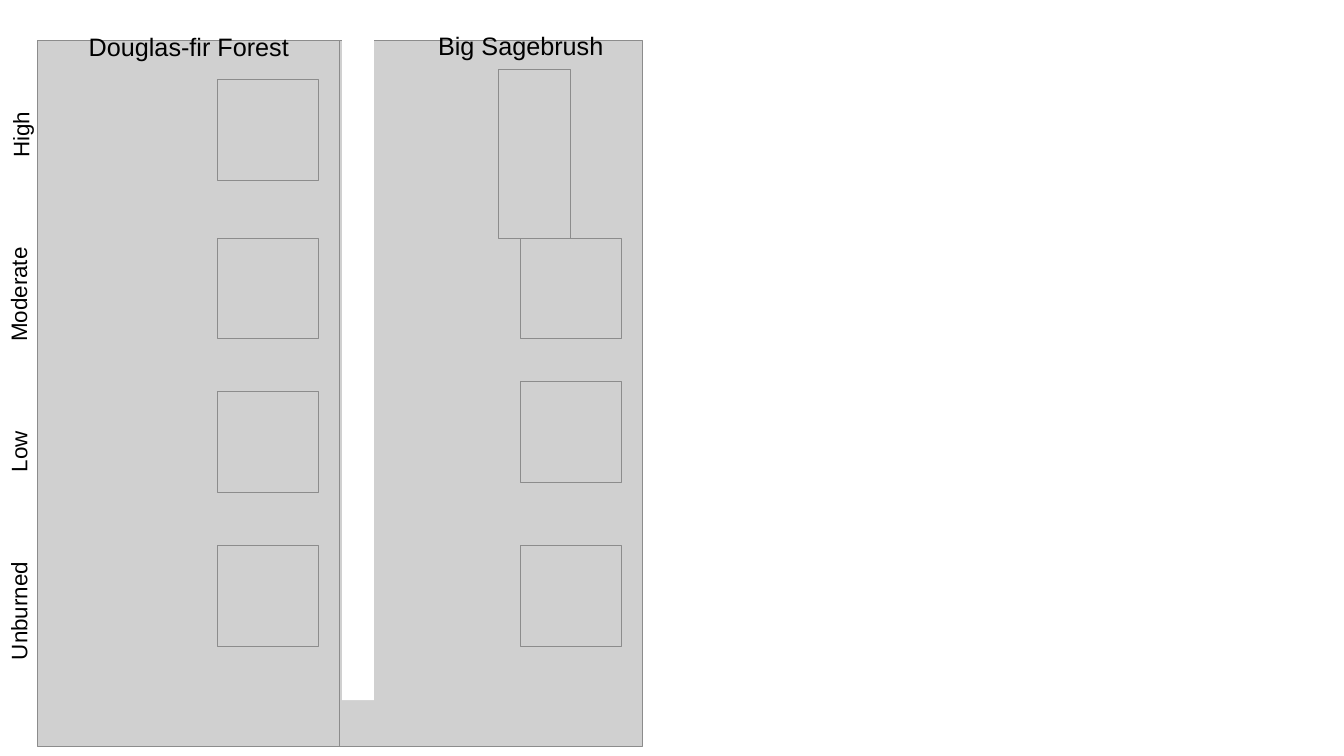
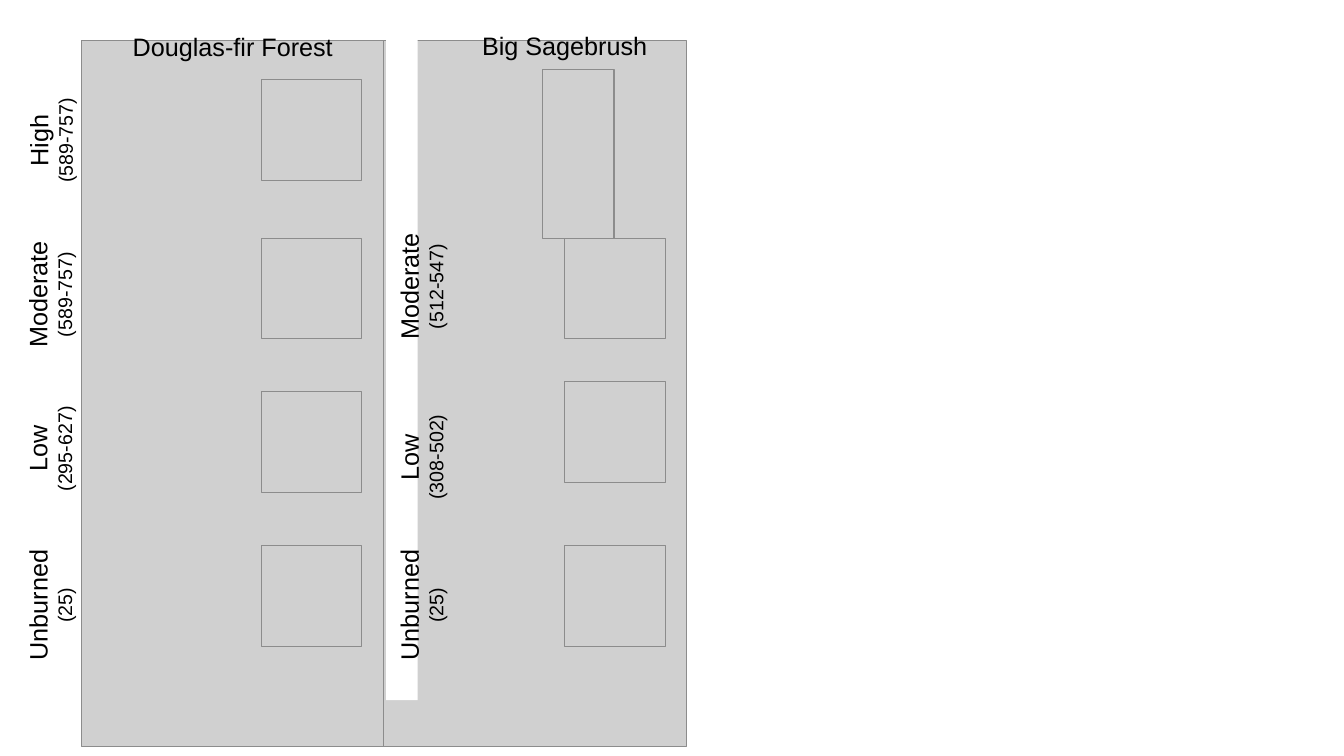
Before and after one commit to river-corridors-sfa/rcsfa-RC3-BSLE_P, a slide deck: slide 1 of figures/XANES_Spectra_Pie.pptx. Drawn at 1344x756 pixels with LibreOffice and Linux fonts; fonts in the diff are those of the drawing; grey boxes stand for pictures. Boxes give left, top, right and bottom in pixels: in the first picture for what was removed or moved away, otherwise in the second. Text is boxed around its words. In the diff, an @@ line names an element or a change of style, - is before the commit and + after.

```diff
--- a/figures/XANES_Spectra_Pie.pptx
+++ b/figures/XANES_Spectra_Pie.pptx
@@ 10 pictures, 2 texts, 1 rectangle moved together from (x1=37, y1=35, x2=642, y2=746) to (x1=82, y1=35, x2=687, y2=746) @@
@@ text "High" moved from (x1=9, y1=116, x2=34, y2=155) to (x1=55, y1=106, x2=77, y2=181) @@
@@ text "High" at (x1=55, y1=106, x2=77, y2=181): size 16 to 18 pt in "High" @@
@@ text at (x1=55, y1=106, x2=77, y2=181): paragraph added @@
+(589-757)
@@ text "Moderate" moved from (x1=7, y1=256, x2=32, y2=338) to (x1=25, y1=251, x2=76, y2=344) @@
@@ text at (x1=25, y1=251, x2=53, y2=344): size 16 to 18 pt in "Moderate" @@
@@ text at (x1=54, y1=260, x2=76, y2=335): paragraph added @@
+(589-757)
@@ text added at (x1=396, y1=243, x2=448, y2=336), 14 pt, text #000000 @@
+Moderate
+(512-547)
@@ text "Low" moved from (x1=7, y1=435, x2=32, y2=470) to (x1=25, y1=414, x2=76, y2=489) @@
@@ text at (x1=54, y1=414, x2=76, y2=489): paragraph added @@
+(295-627)
@@ text at (x1=25, y1=430, x2=53, y2=469): size 16 to 18 pt in "Low" @@
@@ text added at (x1=396, y1=422, x2=448, y2=497), 14 pt, text #000000 @@
+Low
+(308-502)
@@ text "Unburned" moved from (x1=7, y1=571, x2=32, y2=657) to (x1=25, y1=561, x2=76, y2=658) @@
@@ text at (x1=25, y1=561, x2=53, y2=658): size 16 to 18 pt in "Unburned" @@
@@ text added at (x1=396, y1=561, x2=448, y2=658), 18 pt, text #000000 @@
+Unburned
+(25)
@@ text at (x1=54, y1=591, x2=76, y2=621): paragraph added @@
+(25)
```
Also in this commit, not shown: 14 other files.
